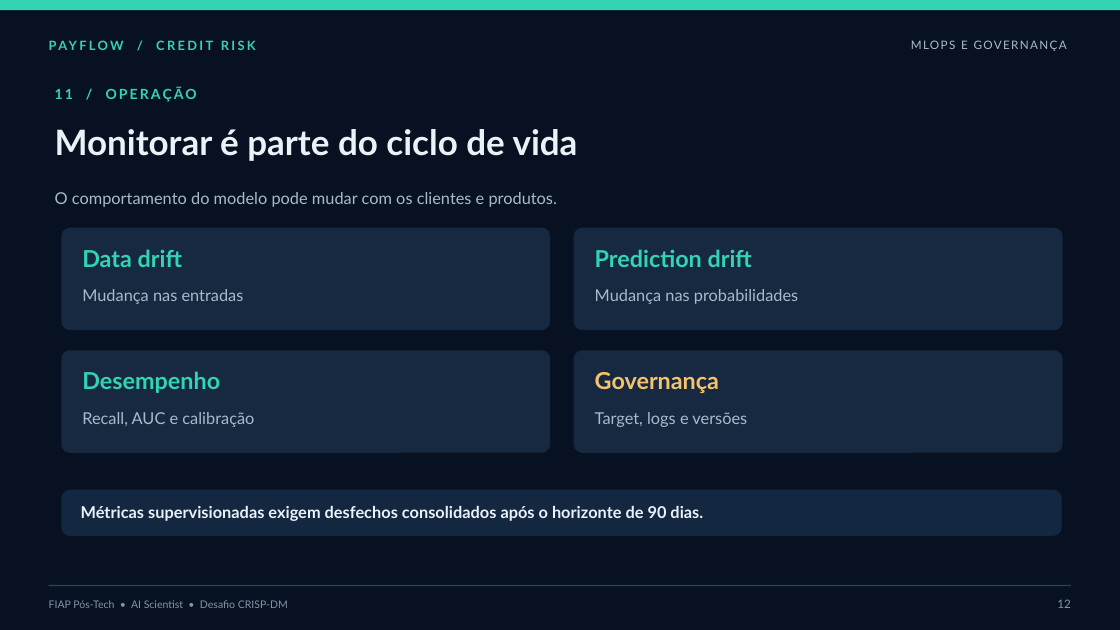
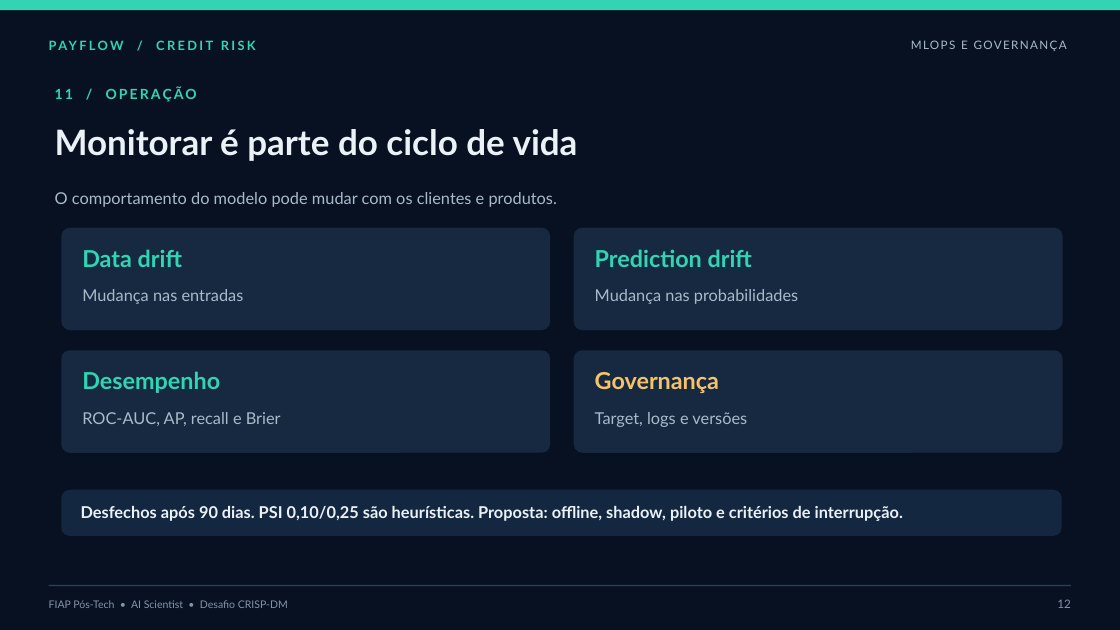
Before and after one commit to vilhegas/Payflow-Credit-Risk, a slide deck: slide 12 of Apresentacao_PayFlow_Credit_Risk.pptx. Drawn at 1120x630 pixels with LibreOffice and Linux fonts; fonts in the diff are those of the drawing. Boxes give left, top, right and bottom in pixels: in the first picture for what was removed or moved away, otherwise in the second. Text is boxed around its words. In the diff, an @@ line names an element or a change of style, - is before the commit and + after.

Commit message:
docs: consolida auditoria e atualiza entregaveis

```diff
--- a/Apresentacao_PayFlow_Credit_Risk.pptx
+++ b/Apresentacao_PayFlow_Credit_Risk.pptx
@@ text at [82, 412, 281, 426]: text changed @@
-Recall, AUC e calibração
+ROC-AUC, AP, recall e Brier
@@ text at [81, 506, 903, 521]: text changed @@
-Métricas supervisionadas exigem desfechos consolidados após o horizonte de 90 dias.
+Desfechos após 90 dias. PSI 0,10/0,25 são heurísticas. Proposta: offline, shadow, piloto e critérios de interrupção.
```
Also in this commit, not shown: 3 other slides changed, 13 other files.
